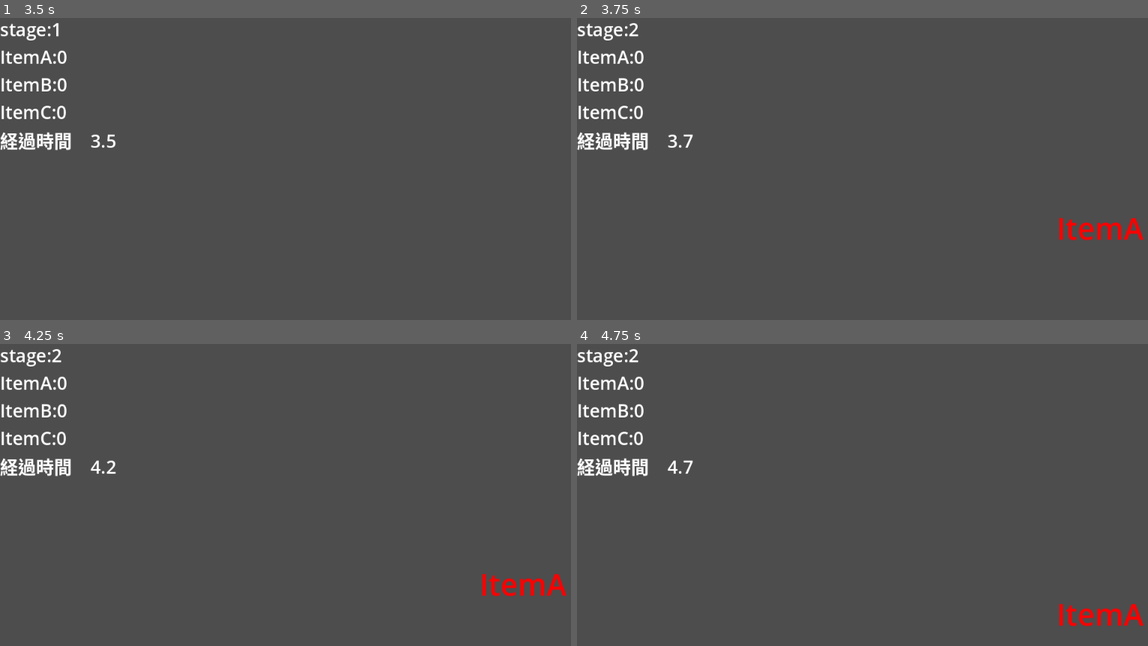
Above: before the commit, frames 1-4 (two rows, left to right).
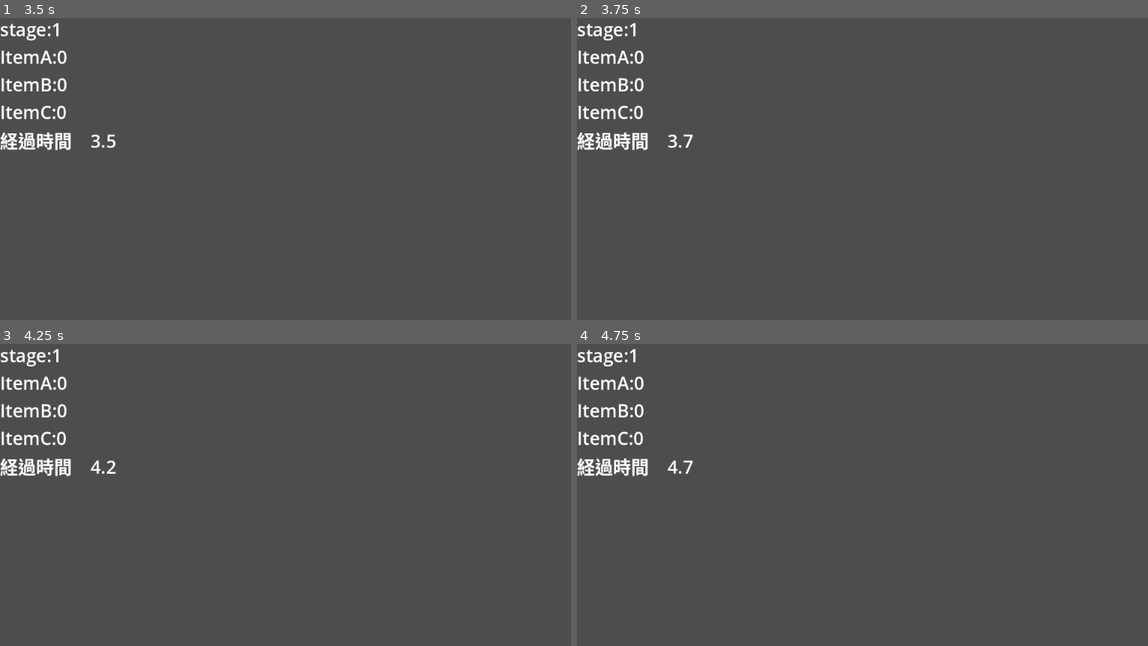
Above: after the commit, the same moments.

Repository: satoIZ/L012
Game: Godot game, scene res://enemy1/enemyA1.tscn
The game is run twice, just before and just after one commit, with the same random seed, the same clock (stepped at 60 frames per second) and the same inputs.
Inputs (mouse positions are in pixels of both pictures, inside the frame that each line leads up to):
- Up to frame 1 (3.5 s): tap Enter at 0.5, 2 s; move the mouse to (388, 196) at 0.52 s; press the mouse at (388, 196) at 0.53 s; tap Space at 1.25, 2.75 s; move the mouse to (451, 316) at 1.27 s; release the mouse at (451, 316) at 1.28 s; click (451, 316) at 1.35 s; move the mouse to (148, 196) at 2.02 s; press the mouse at (148, 196) at 2.03 s; move the mouse to (211, 135) at 2.77 s; release the mouse at (211, 135) at 2.78 s; click (211, 135) at 2.85 s
- Up to frame 2 (3.75 s): tap Enter at 3.5 s; move the mouse to (845, 196) at 3.52 s; press the mouse at (845, 196) at 3.53 s
- Up to frame 3 (4.25 s): no input
- Up to frame 4 (4.75 s): release the mouse at (845, 522) at 4.28 s; click (845, 522) at 4.35 s

Frame 1 is identical in both runs. In frame 2, 0.5% of the frame differs, in the area x 9-100%, y 1-74%; in frame 3, 0.5%; in frame 4, 0.5%.
Error before the commit: Invalid access to property or key 'position' on a base object of type 'InputEventKey'. (res://enemy1/enemyA1.gd:129)
Error after the commit: Invalid assignment of property or key 'max_value' with value of type 'float' on a base object of type 'null instance'. (res://enemy1/Enemy1.gd:29)

Commit message:
Update Enemy1.gd

Diff:
--- a/enemy1/Enemy1.gd
+++ b/enemy1/Enemy1.gd
@@ -1,4 +1,7 @@
 extends Area2D
+
+var hp:int = 10
+var maxhp:float = 10 # 最大HP
 
 func setPos(x, y):
 	position = Vector2(x, y)
@@ -18,6 +21,17 @@
 var degcount:float
 var em_X:float
 var em_Y:float
+
+
+
+func _ready():
+
+	$"gauge".max_value =maxhp
+	$"gauge/Label".text = "Hp:" + str(hp)
+
+	# HPバー更新
+	_gauge()
+
 
 func _physics_process(delta):
 
@@ -49,9 +63,32 @@
 	#print(bullet.name)
 
 
+
 func _on_area_entered(area):
 	if "clickShape" in area.name:
 
-		queue_free() #out
+		hp -= 1
+
+		if hp == 0:
+			queue_free() #out
+
+	# HPバー更新
+	_gauge()
 
 	pass # Replace with function body.
+
+func _gauge():
+	# HPバー更新
+	var hpbar:TextureProgressBar = $"gauge"
+	var hpPer = _hpPer()
+	hpbar.value = maxhp * hpPer
+
+	hpbar.tint_progress = lerp(Color.YELLOW, Color.YELLOW, hpPer)
+	hpbar.tint_under = lerp(Color.RED, Color.RED, hpPer)
+	#hpbar.tint_over = lerp(Color.WHITE, Color.WHITE, hpPer)
+	$"gauge/Label".text = "Hp:" +"%4.0f" %  hp
+	if hp <= 0:
+		$"gauge/Label".text = "Hp:0"
+
+func _hpPer():
+	return 1.0 * hp / maxhp;
